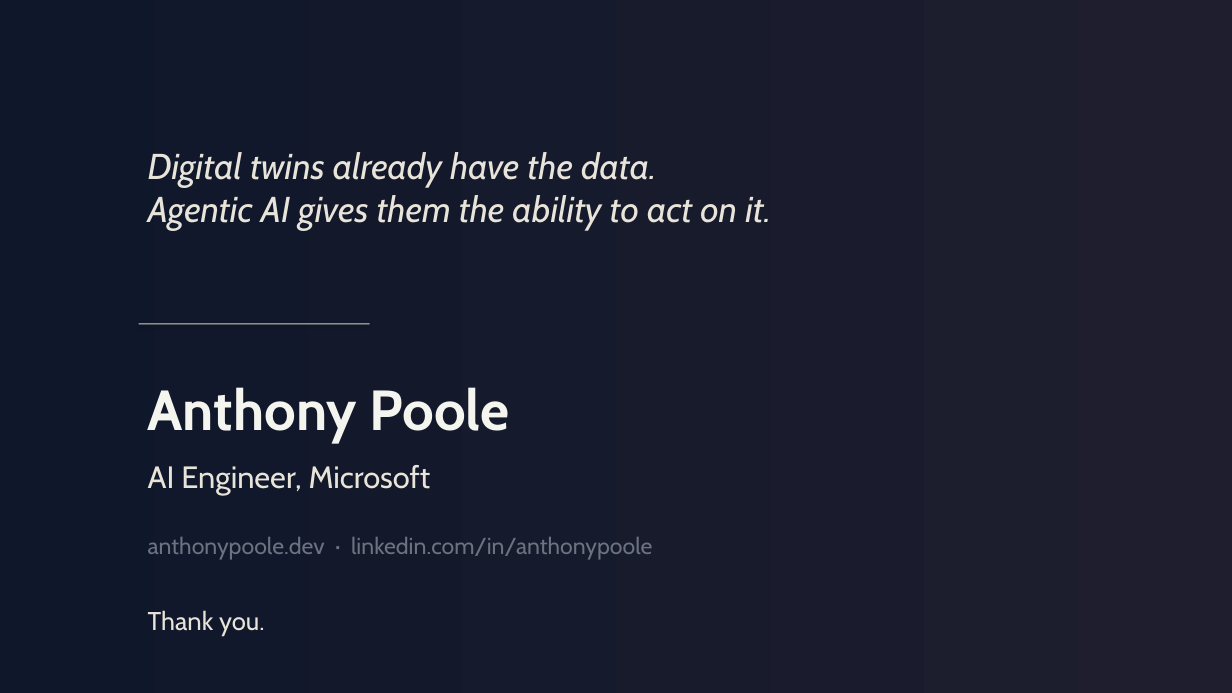
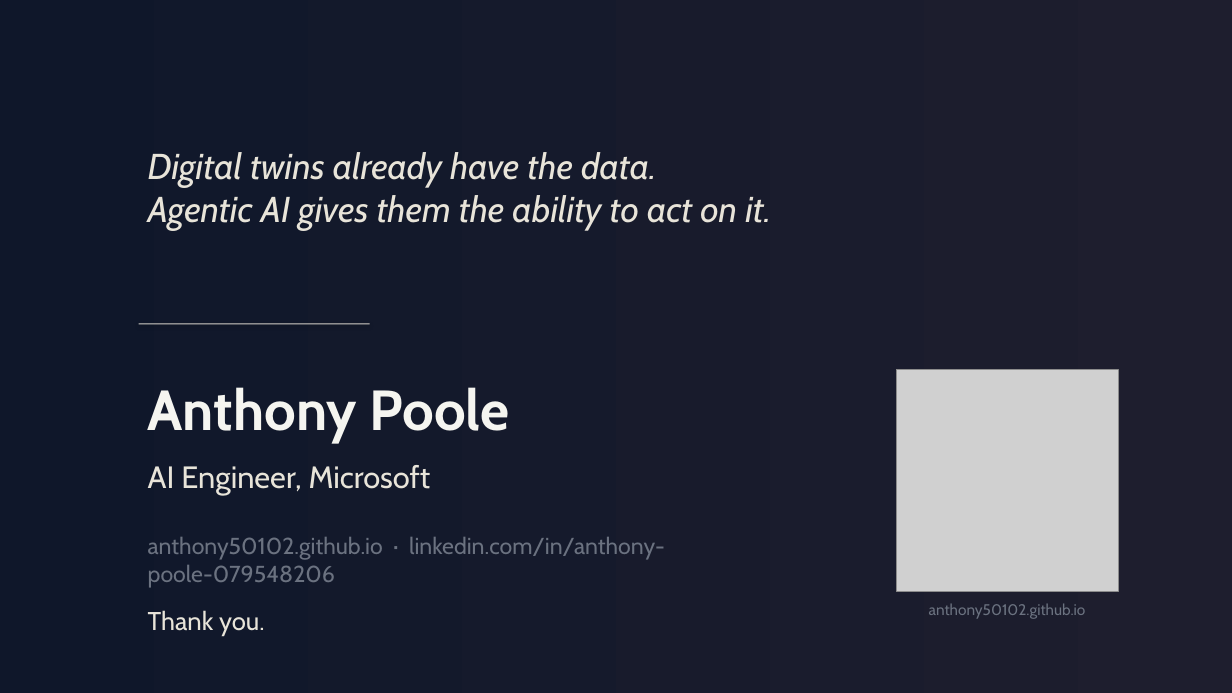
Before and after one commit to Anthony50102/MicroUSPresentation, a slide deck: slide 18 of presentation/presentation-v4-gradient-noir.pptx. Drawn at 1232x693 pixels with LibreOffice and Linux fonts; fonts in the diff are those of the drawing; grey boxes stand for pictures. Boxes give left, top, right and bottom in pixels: in the first picture for what was removed or moved away, otherwise in the second. Text is boxed around its words. In the diff, an @@ line names an element or a change of style, - is before the commit and + after.

```diff
--- a/presentation/presentation-v4-gradient-noir.pptx
+++ b/presentation/presentation-v4-gradient-noir.pptx
@@ picture added at bbox=[897, 370, 1118, 592] @@
@@ text at bbox=[148, 537, 665, 588]: text changed @@
-anthonypoole.dev · linkedin.com/in/anthonypoole
+anthony50102.github.io · linkedin.com/in/anthony-poole-079548206
@@ text added at bbox=[929, 603, 1086, 619], 12 pt, text #6B7280 @@
+anthony50102.github.io
```
Also in this commit, not shown: 12 other slides changed, 3 other files.
